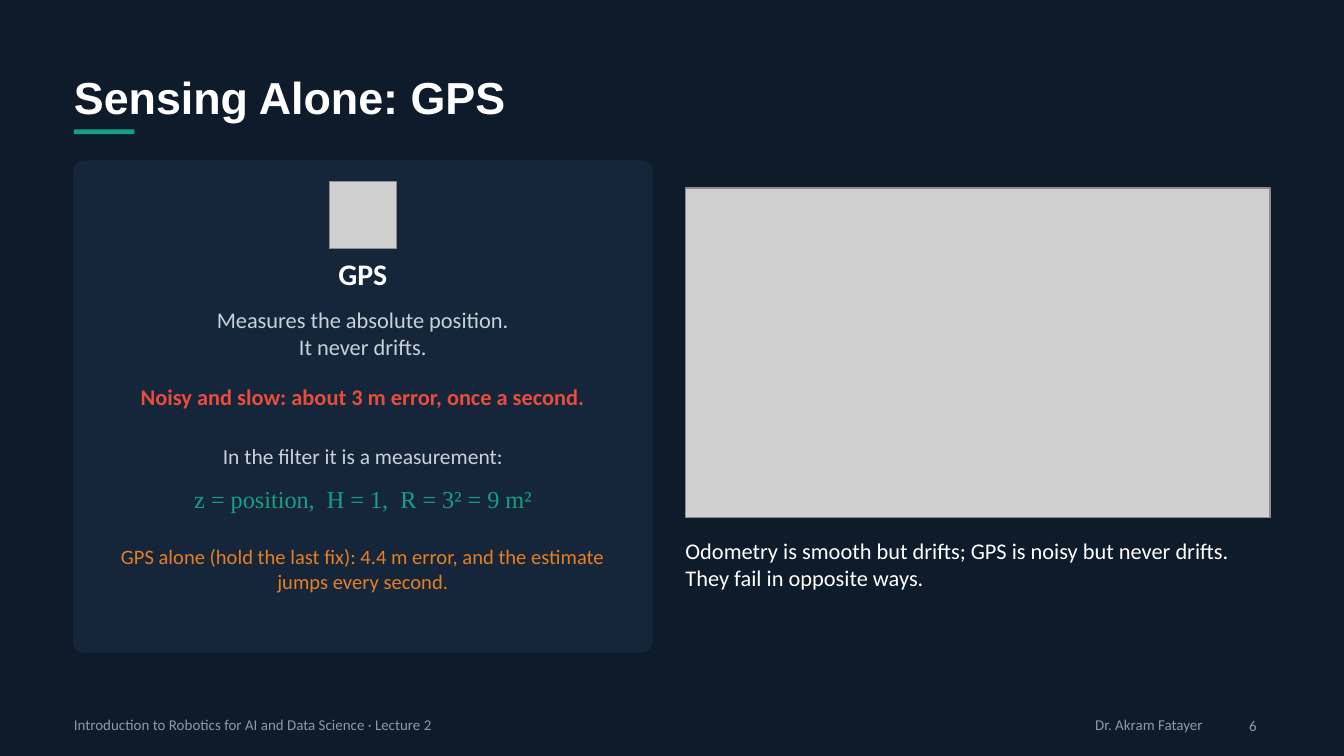
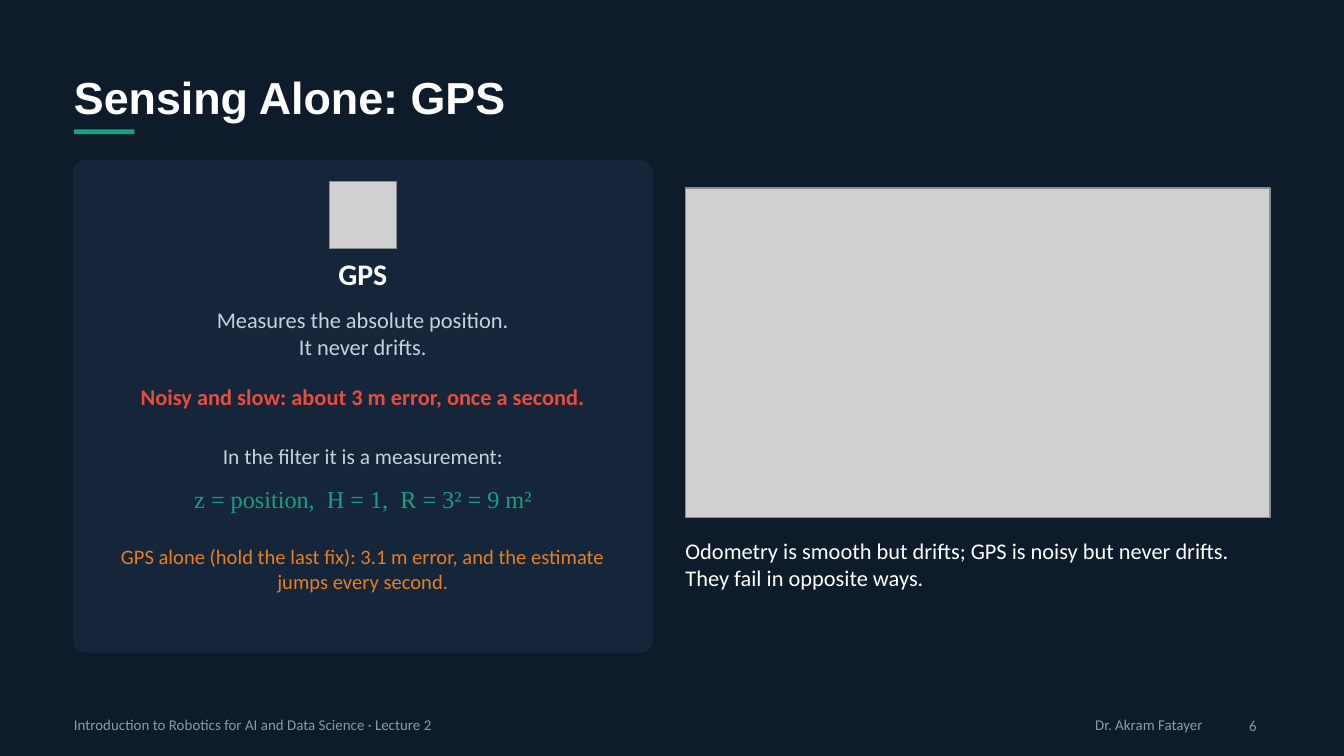
Before and after one commit to akramfatayer/zuj-robotics, a slide deck: slide 6 of lectures/Robot_Localization_and_State_Estimation.pptx. Drawn at 1344x756 pixels with LibreOffice and Linux fonts; fonts in the diff are those of the drawing; grey boxes stand for pictures. Boxes give left, top, right and bottom in pixels: in the first picture for what was removed or moved away, otherwise in the second. Text is boxed around its words. In the diff, an @@ line names an element or a change of style, - is before the commit and + after.

```diff
--- a/lectures/Robot_Localization_and_State_Estimation.pptx
+++ b/lectures/Robot_Localization_and_State_Estimation.pptx
@@ text at (121,549,604,593): text changed @@
-GPS alone (hold the last fix): 4.4 m error, and the estimate jumps every second.
+GPS alone (hold the last fix): 3.1 m error, and the estimate jumps every second.
```
Also in this commit, not shown: 4 other slides changed, 2 slides added, 1 slide removed, 1 other file.
